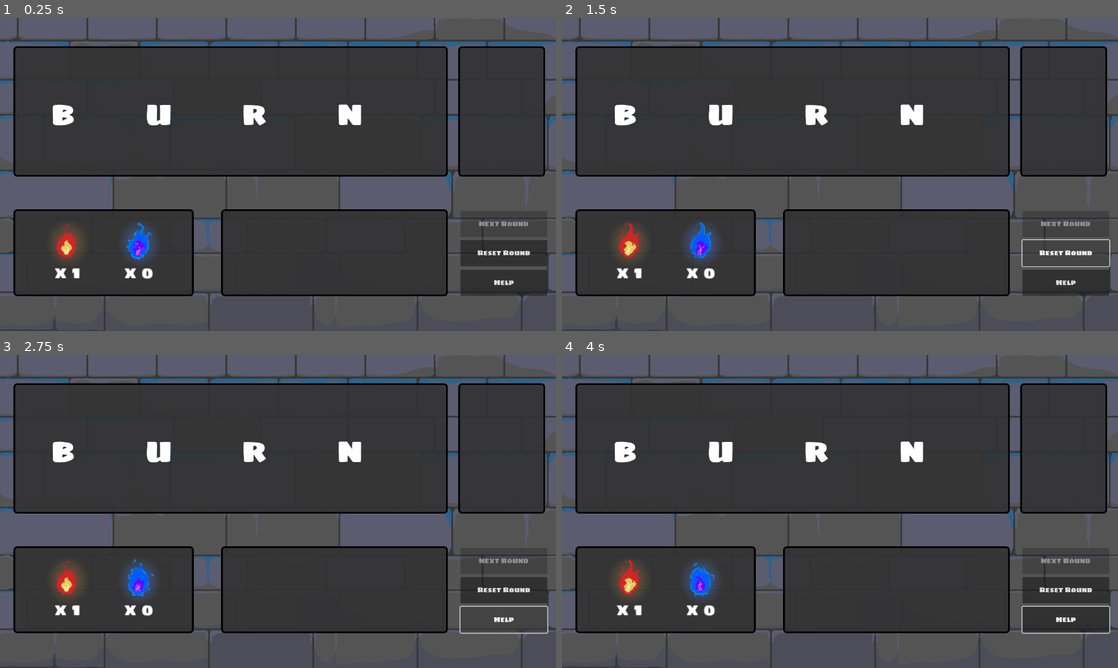
Above: before the commit, frames 1-4 (two rows, left to right).
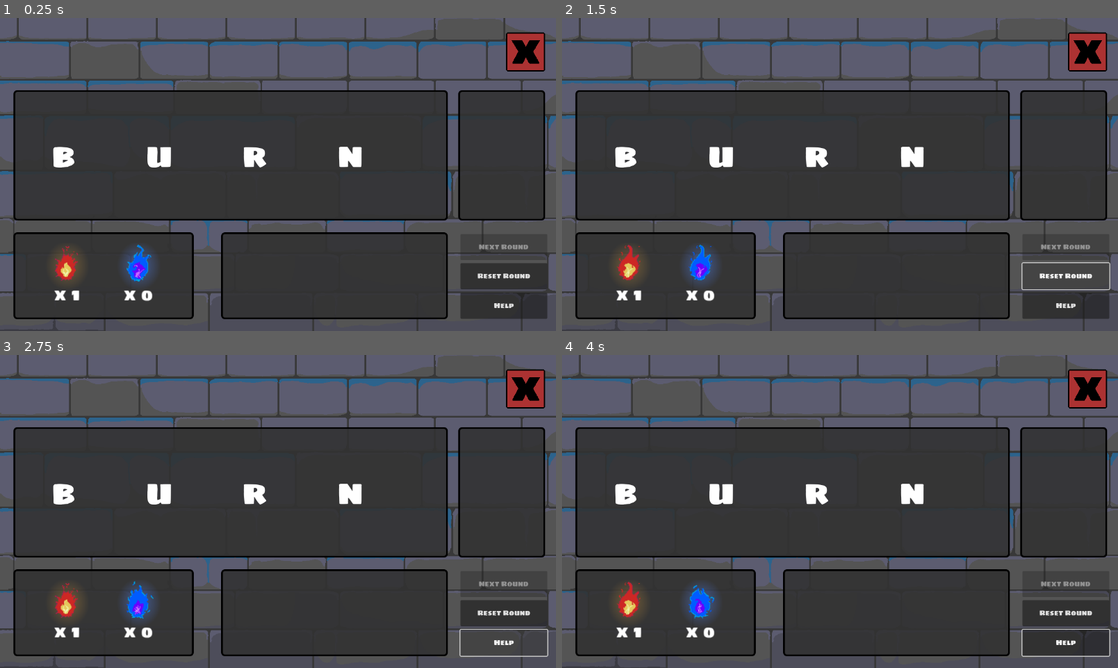
Above: after the commit, the same moments.

Repository: Nono-M/GodotWildJam_83
Game: Godot game, scene res://main.tscn
Same seed, same stepped clock (60 frames per second), same inputs: the game is played once before the commit and once after it.
Inputs (mouse positions are in pixels of both pictures, inside the frame that each line leads up to):
- Up to frame 1 (0.25 s): no input
- Up to frame 2 (1.5 s): move the mouse to (962, 158) at 0.52 s; click (962, 158) at 0.67 s; click "Reset Round" at 1.25 s
- Up to frame 3 (2.75 s): click "Help" at 2 s
- Up to frame 4 (4 s): drag from (728, 527) to (623, 448) at 2.77 s; move the mouse to (895, 442) at 3.52 s; click (895, 442) at 3.67 s

The runs differ from the first frame. In frame 1, 39% of the frame differs, in the area x 2-99%, y 4-97%; in frame 2, 39%; in frame 3, 38%; in frame 4, 39%.

Commit message:
Added quit button

Diff:
--- a/interface.tscn
+++ b/interface.tscn
@@ -1,9 +1,11 @@
-[gd_scene load_steps=5 format=3 uid="uid://doidypiunpli3"]
+[gd_scene load_steps=7 format=3 uid="uid://doidypiunpli3"]
 
 [ext_resource type="StyleBox" uid="uid://chg25468grsuo" path="res://styles/panel_styles.tres" id="1_2e0uu"]
 [ext_resource type="Script" path="res://scripts/interface.gd" id="1_tpu5y"]
 [ext_resource type="Texture2D" uid="uid://dvfhk4120augt" path="res://assets/background_ui.png" id="2_kwj6f"]
 [ext_resource type="FontFile" uid="uid://dkgjvlcpb2eh" path="res://assets/SigmarOne-Regular.ttf" id="3_hp27r"]
+[ext_resource type="Texture2D" uid="uid://d26niol4iv3d5" path="res://assets/button_quit.png" id="5_e55gs"]
+[ext_resource type="Texture2D" uid="uid://mgp0uwnrvh3o" path="res://assets/button_hover_quit.png" id="6_sekti"]
 
 [node name="Interface" type="Control"]
 layout_mode = 3
@@ -21,41 +23,41 @@
 [node name="MainPanel" type="Panel" parent="."]
 layout_mode = 0
 offset_left = 31.0
-offset_top = 65.0
+offset_top = 166.0
 offset_right = 1031.0
-offset_bottom = 365.0
+offset_bottom = 466.0
 theme_override_styles/panel = ExtResource("1_2e0uu")
 
 [node name="FlamePanel" type="Panel" parent="."]
 layout_mode = 0
 offset_left = 31.0
-offset_top = 440.0
+offset_top = 493.0
 offset_right = 446.0
-offset_bottom = 640.0
+offset_bottom = 693.0
 theme_override_styles/panel = ExtResource("1_2e0uu")
 
 [node name="MessagePanel" type="Panel" parent="."]
 layout_mode = 0
 offset_left = 509.0
-offset_top = 440.0
+offset_top = 493.0
 offset_right = 1031.0
-offset_bottom = 640.0
+offset_bottom = 693.0
 theme_override_styles/panel = ExtResource("1_2e0uu")
 
 [node name="FoundWordsPanel" type="Panel" parent="."]
 layout_mode = 0
 offset_left = 1055.0
-offset_top = 65.0
+offset_top = 166.0
 offset_right = 1255.0
-offset_bottom = 365.0
+offset_bottom = 466.0
 theme_override_styles/panel = ExtResource("1_2e0uu")
 
 [node name="NextRoundButton" type="Button" parent="."]
 layout_mode = 0
 offset_left = 1060.0
-offset_top = 444.0
+offset_top = 497.0
 offset_right = 1260.0
-offset_bottom = 504.0
+offset_bottom = 557.0
 theme_override_fonts/font = ExtResource("3_hp27r")
 disabled = true
 text = "Next Round"
@@ -63,20 +65,30 @@
 [node name="ResetRoundButton" type="Button" parent="."]
 layout_mode = 0
 offset_left = 1060.0
-offset_top = 511.0
+offset_top = 564.0
 offset_right = 1260.0
-offset_bottom = 571.0
+offset_bottom = 624.0
 theme_override_fonts/font = ExtResource("3_hp27r")
 text = "Reset Round"
 
 [node name="HelpButton" type="Button" parent="."]
 layout_mode = 0
 offset_left = 1060.0
-offset_top = 579.0
+offset_top = 632.0
 offset_right = 1260.0
-offset_bottom = 639.0
+offset_bottom = 692.0
 theme_override_fonts/font = ExtResource("3_hp27r")
 text = "Help"
 
+[node name="QuitButton" type="TextureButton" parent="."]
+layout_mode = 0
+offset_left = 1165.0
+offset_top = 33.0
+offset_right = 1255.0
+offset_bottom = 123.0
+texture_normal = ExtResource("5_e55gs")
+texture_hover = ExtResource("6_sekti")
+
 [connection signal="pressed" from="NextRoundButton" to="." method="_on_next_round_button_pressed"]
 [connection signal="pressed" from="ResetRoundButton" to="." method="_on_reset_round_button_pressed"]
+[connection signal="pressed" from="QuitButton" to="." method="_on_quit_button_pressed"]
--- a/main.tscn
+++ b/main.tscn
@@ -12,27 +12,27 @@
 metadata/_edit_lock_ = true
 
 [node name="WordDisplayer" type="HBoxContainer" parent="."]
-offset_left = 105.0
-offset_top = 152.0
-offset_right = 967.0
-offset_bottom = 280.0
+offset_left = 106.0
+offset_top = 249.0
+offset_right = 968.0
+offset_bottom = 377.0
 pivot_offset = Vector2(50, 50)
 theme_override_constants/separation = 20
 
 [node name="ResultDisplayer" type="VBoxContainer" parent="."]
-offset_left = 1094.0
-offset_top = 76.0
-offset_right = 1207.0
-offset_bottom = 116.0
+offset_left = 1096.0
+offset_top = 180.0
+offset_right = 1209.0
+offset_bottom = 220.0
 
 [node name="FlamesBox" parent="." instance=ExtResource("2_tgysf")]
-position = Vector2(156, 513)
+position = Vector2(155, 564)
 
 [node name="MessageBox" type="Label" parent="."]
 offset_left = 543.0
-offset_top = 454.0
+offset_top = 506.0
 offset_right = 997.0
-offset_bottom = 624.0
+offset_bottom = 676.0
 theme_override_fonts/font = ExtResource("3_g2u06")
 theme_override_font_sizes/font_size = 24
 autowrap_mode = 2
--- a/scripts/interface.gd
+++ b/scripts/interface.gd
@@ -15,3 +15,7 @@
 	Global.display_message(" ")
 	Global.clear_word()
 	Global.load_round_data(Global.current_round)
+
+
+func _on_quit_button_pressed():
+	get_tree().quit()
Binary file added: assets/button_hover_quit.png
Binary file added: assets/button_quit.png
